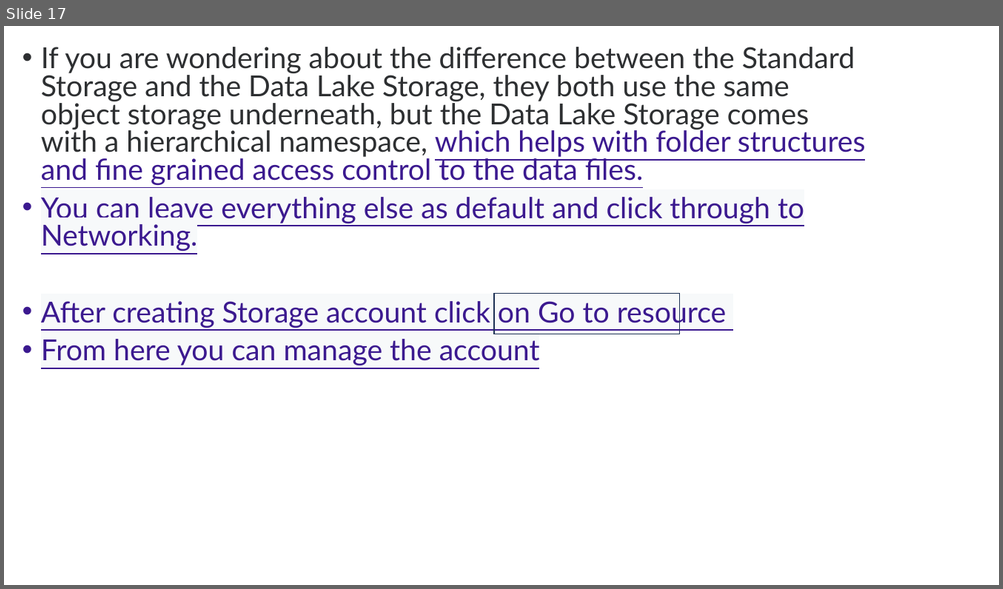
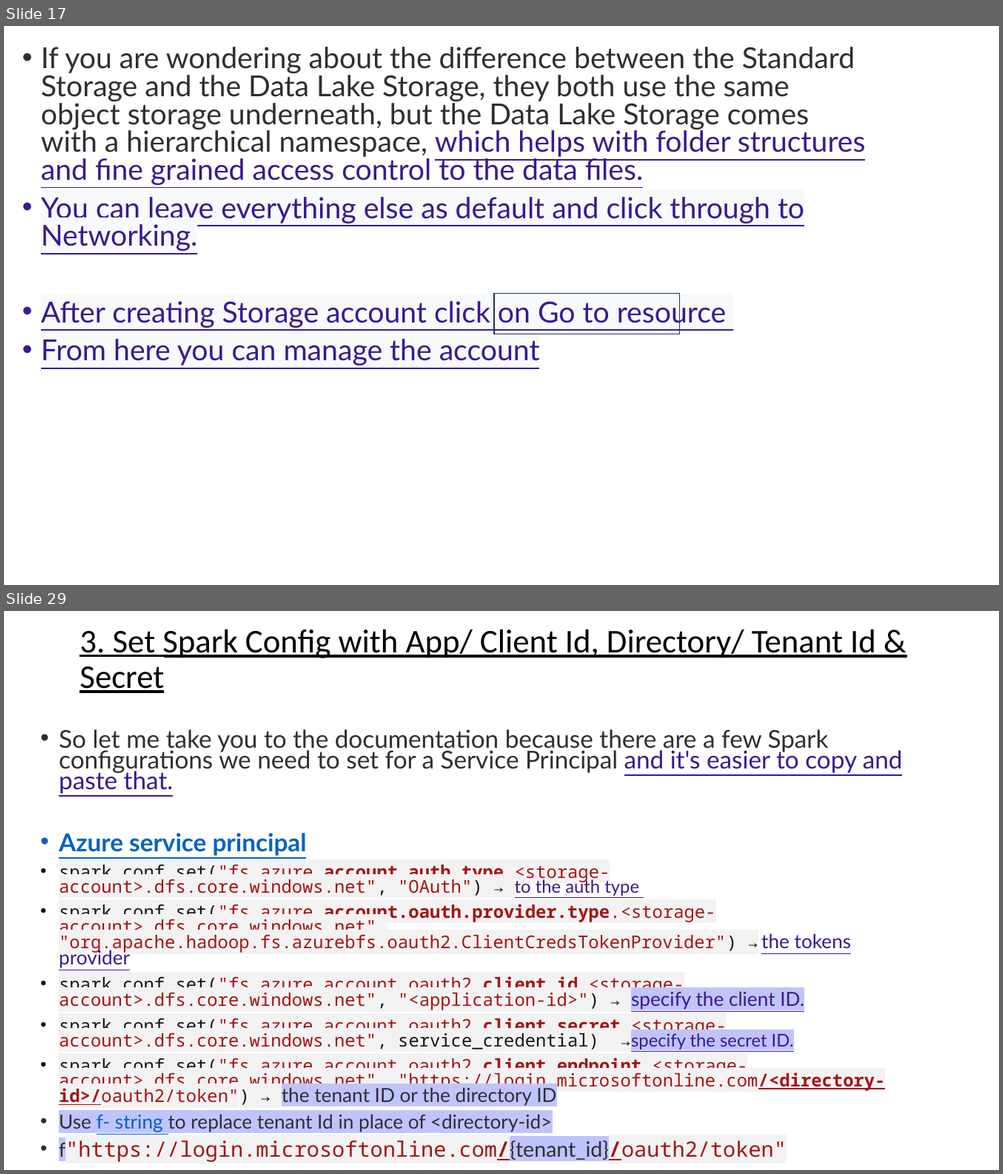
Before and after one commit to Hamza20203064/QuantumFlow-Databricks-ETL, a slide deck: Azure Databricks.pptx. Shown one above the other, each under a label of ours: slide 17 before the commit, slides 17 and 29 after it; the slides between them are not shown. The pictures are 1003x589 and 1003x1174 pixels, drawn with LibreOffice and Linux fonts; fonts in the diff are those of the drawing. Boxes give left, top, right and bottom in pixels: in the first picture for what was removed or moved away, otherwise in the second. Text is boxed around its words. In the diff, an @@ line names an element or a change of style, - is before the commit and + after.

```diff
--- a/Azure Databricks.pptx
+++ b/Azure Databricks.pptx
@@ slide 29 added at (x1=4, y1=611, x2=999, y2=1170), background #FFFFFF @@
@@ title added at (x1=79, y1=629, x2=876, y2=693), 32 pt, text #000000, underline @@
+3. Set Spark Config with App/ Client Id, Directory/ Tenant Id & Secret
@@ text added at (x1=59, y1=729, x2=902, y2=1162), 17 pt, text #A31515 @@
+• So let me take you to the documentation because there are a few Spark configurations we need to set for a Service Principal and it's easier to copy and paste that.
+• Azure service principal
+• spark.conf.set("fs.azure.account.auth.type.<storage-account>.dfs.core.windows.net", "OAuth") → to the auth type
+• spark.conf.set("fs.azure.account.oauth.provider.type.<storage-account>.dfs.core.windows.net", "org.apache.hadoop.fs.azurebfs.oauth2.ClientCredsTokenProvider") → the tokens provider
+• spark.conf.set("fs.azure.account.oauth2.client.id.<storage-account>.dfs.core.windows.net", "<application-id>") → specify the client ID.
+• spark.conf.set("fs.azure.account.oauth2.client.secret.<storage-account>.dfs.core.windows.net", service_credential) →specify the secret ID.
+• spark.conf.set("fs.azure.account.oauth2.client.endpoint.<storage-account>.dfs.core.windows.net", "https://login.microsoftonline.com/<directory-id>/oauth2/token") → the tenant ID or the directory ID
+• Use f- string to replace tenant Id in place of <directory-id>
+• f"https://login.microsoftonline.com/{tenant_id}/oauth2/token"
```
Also in this commit, not shown: 4 slides changed, 32 other slides added, 22 other files.
